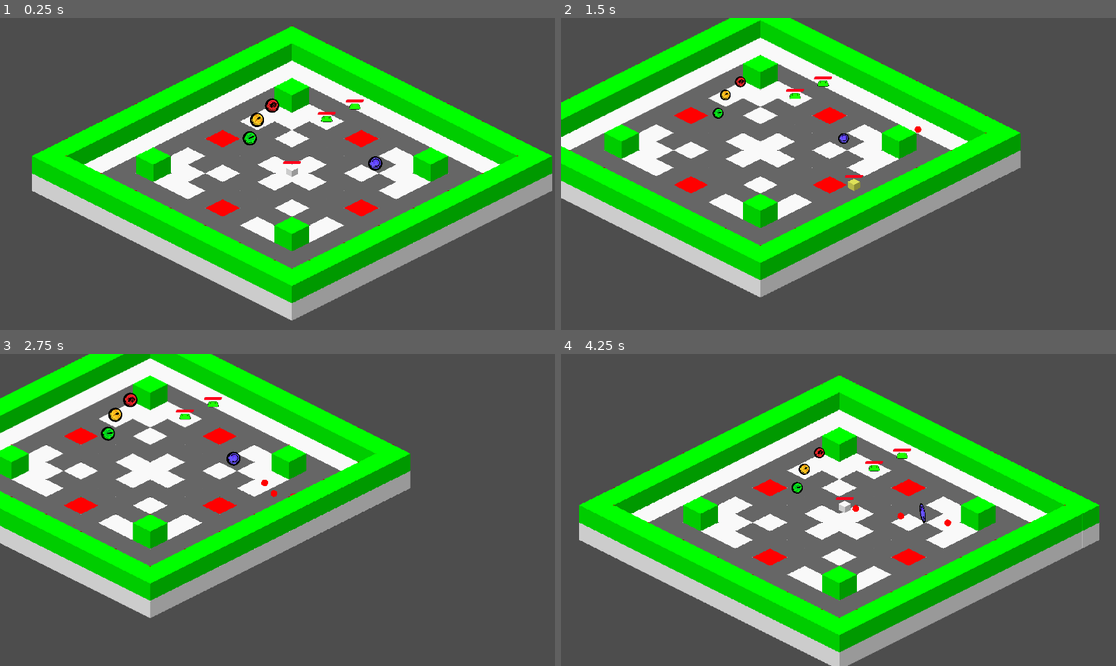
Above: before the commit, frames 1-4 (two rows, left to right).
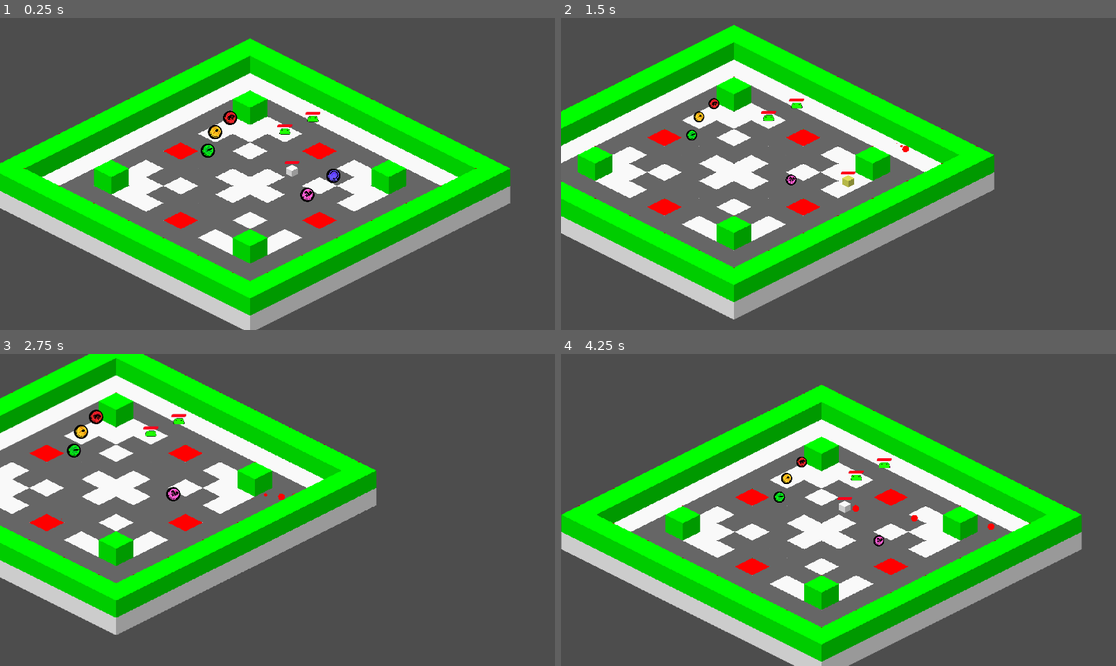
Above: after the commit, the same moments.

Repository: RexRoTheRacingCar/Game_Dev_Level_3
Game: Godot game, scene res://scenes/main/game.tscn
Same seed, same stepped clock (60 frames per second), same inputs: the game is played once before the commit and once after it.
Inputs (mouse positions are in pixels of both pictures, inside the frame that each line leads up to):
- Up to frame 1 (0.25 s): no input
- Up to frame 2 (1.5 s): move the mouse to (960, 158) at 0.52 s; press the mouse at (960, 158) at 0.53 s; hold D (right) 0.53-1.28 s; move the mouse to (727, 189) at 1.27 s; release the mouse at (727, 189) at 1.28 s; hold S (down) from 1.28 s (still down); tap Space (dash) at 1.35 s
- Up to frame 3 (2.75 s): click (166, 525) at 1.55 s; move the mouse to (333, 441) at 2.02 s; release S (down) at 2.03 s; press the mouse at (333, 441) at 2.03 s; hold D (right) from 2.03 s (still down)
- Up to frame 4 (4.25 s): move the mouse to (810, 572) at 2.77 s; release D (right) at 2.78 s; release the mouse at (810, 572) at 2.78 s; hold W (up) 2.78-3.53 s; click (810, 572) at 2.85 s; move the mouse to (1005, 556) at 3.52 s; press the mouse at (1005, 556) at 3.53 s; hold A (left) from 3.53 s (still down); tap Space (dash) at 3.6 s

The runs differ from the first frame. In frame 1, 42% of the frame differs, in the area x 0-100%, y 2-100%; in frame 2, 38%; in frame 3, 26%; in frame 4, 31%.

Commit message:
Upgrades & Health
Changed health component a bit.

Health upgrade added.

Diff:
--- a/game_level_3/misc/resources/upgrades/bullet_amount_upgrade.tres
+++ b/game_level_3/misc/resources/upgrades/bullet_amount_upgrade.tres
@@ -1,4 +1,4 @@
-[gd_resource type="Resource" script_class="BulletAmountBulletUpgrade" load_steps=4 format=3 uid="uid://c54bj7d6c0rvt"]
+[gd_resource type="Resource" script_class="BulletAmountUpgrade" load_steps=4 format=3 uid="uid://c54bj7d6c0rvt"]
 
 [ext_resource type="Script" path="res://scripts/upgrades/bullet_amount_upgrade.gd" id="1_pxfw0"]
 [ext_resource type="Texture2D" uid="uid://c7tw33sb8qxl5" path="res://assets/art/ui/pickups.png" id="2_7qfht"]
--- a/game_level_3/misc/resources/upgrades/firerate_player_upgrade.tres
+++ b/game_level_3/misc/resources/upgrades/firerate_player_upgrade.tres
@@ -9,6 +9,6 @@
 
 [resource]
 script = ExtResource("1_wgm3b")
-reload_decrease = 2.0
+reload_decrease = 1.5
 texture = SubResource("AtlasTexture_f0jne")
 upgrade_type = "p_upgrades"
--- /dev/null
+++ b/game_level_3/misc/resources/upgrades/health_player_upgrade.tres
@@ -0,0 +1,14 @@
+[gd_resource type="Resource" script_class="HealthPlayerUpgrade" load_steps=4 format=3 uid="uid://dlj1lxbxweiie"]
+
+[ext_resource type="Script" path="res://scripts/upgrades/health_player_upgrade.gd" id="1_t5fvc"]
+[ext_resource type="Texture2D" uid="uid://c7tw33sb8qxl5" path="res://assets/art/ui/pickups.png" id="2_ihwln"]
+
+[sub_resource type="AtlasTexture" id="AtlasTexture_7x7xd"]
+atlas = ExtResource("2_ihwln")
+region = Rect2(100, 100, 100, 100)
+
+[resource]
+script = ExtResource("1_t5fvc")
+health_increase = 25
+texture = SubResource("AtlasTexture_7x7xd")
+upgrade_type = "p_upgrades"
--- a/game_level_3/scenes/entity/stat_upgrade.tscn
+++ b/game_level_3/scenes/entity/stat_upgrade.tscn
@@ -179,6 +179,7 @@
 }
 
 [node name="StatUpgrade" type="Area2D" node_paths=PackedStringArray("animation_player", "sprite")]
+y_sort_enabled = true
 scale = Vector2(0.5, 0.5)
 collision_layer = 0
 collision_mask = 4
@@ -187,20 +188,22 @@
 animation_player = NodePath("AnimationPlayer")
 sprite = NodePath("Sprite2D")
 upgrade = ExtResource("2_j77ai")
+needs_update = true
 
 [node name="CollisionShape2D" type="CollisionShape2D" parent="."]
 position = Vector2(0, 20)
 shape = SubResource("RectangleShape2D_vur6x")
 
 [node name="Sprite2D" type="Sprite2D" parent="."]
+z_index = 1
+y_sort_enabled = true
 position = Vector2(0, 50)
 texture = SubResource("AtlasTexture_eutvc")
-offset = Vector2(0, 1)
 
 [node name="AnimationPlayer" type="AnimationPlayer" parent="."]
 libraries = {
 "": SubResource("AnimationLibrary_wg86a")
 }
-speed_scale = 0.996598
+speed_scale = 1.06534
 
 [connection signal="body_entered" from="." to="." method="_on_body_entered"]
--- a/game_level_3/scenes/main/game.tscn
+++ b/game_level_3/scenes/main/game.tscn
@@ -8,6 +8,7 @@
 [ext_resource type="Resource" uid="uid://djfc83d0m5aue" path="res://misc/resources/upgrades/pierce_bullet_upgrade.tres" id="5_s2l54"]
 [ext_resource type="Resource" uid="uid://c54bj7d6c0rvt" path="res://misc/resources/upgrades/bullet_amount_upgrade.tres" id="6_jvxss"]
 [ext_resource type="Resource" uid="uid://bp8nlcaxu4dpl" path="res://misc/resources/upgrades/firerate_player_upgrade.tres" id="7_1iayt"]
+[ext_resource type="Resource" uid="uid://dlj1lxbxweiie" path="res://misc/resources/upgrades/health_player_upgrade.tres" id="8_6blog"]
 
 [node name="Game" type="Node2D"]
 y_sort_enabled = true
@@ -30,7 +31,7 @@
 tile_set = ExtResource("2_brnf4")
 
 [node name="Player" parent="." instance=ExtResource("1_vr3do")]
-position = Vector2(60, 22)
+position = Vector2(205, -21)
 p_reload_time = 0.3
 p_bullet_amount = 1
 
@@ -82,6 +83,11 @@
 upgrade = ExtResource("7_1iayt")
 needs_update = true
 
+[node name="StatUpgrade5" parent="TestStatFolder" instance=ExtResource("1_t5vvw")]
+position = Vector2(258, 63)
+upgrade = ExtResource("8_6blog")
+needs_update = true
+
 [node name="TestEnemy" parent="." instance=ExtResource("5_qtw52")]
 position = Vector2(180, -162)
 
--- a/game_level_3/scenes/main/player.tscn
+++ b/game_level_3/scenes/main/player.tscn
@@ -50,6 +50,7 @@
 
 [node name="HealthComponent" parent="." node_paths=PackedStringArray("health_bar") instance=ExtResource("3_hpa7o")]
 health_bar = NodePath("ProgressBar")
+max_health = 20
 
 [node name="ProgressBar" type="ProgressBar" parent="HealthComponent"]
 anchors_preset = 7
@@ -57,9 +58,9 @@
 anchor_top = 1.0
 anchor_right = 0.5
 anchor_bottom = 1.0
-offset_left = -31.0
+offset_left = -21.0
 offset_top = -34.0
-offset_right = 31.0
+offset_right = 21.0
 offset_bottom = -24.0
 grow_horizontal = 2
 grow_vertical = 0
--- a/game_level_3/scripts/components/health_component.gd
+++ b/game_level_3/scripts/components/health_component.gd
@@ -8,13 +8,17 @@
 
 #Variables
 @export var health_bar : ProgressBar
-@export var max_health : int = 100
+@export var max_health : int = 100 : set = _set_max_health
 var health : int : set = _set_health
 
 
 #---------------------------------------------------------------------------------------------------------------------------
 func _ready():
 	health = max_health
+
+	_set_health(max_health)
+	_set_max_health(max_health)
+
 	if health_bar:
 		health_bar.max_value = max_health
 		health_bar.value = health
@@ -38,3 +42,13 @@
 	if health <= 0:
 		health = 0
 		zero_health.emit()
+
+
+#---------------------------------------------------------------------------------------------------------------------------
+#Max Health setter function
+func _set_max_health(new_value : int) -> void:
+	max_health = new_value
+
+	if health_bar:
+		health_bar.size.x = 40 + (max_health / 2)
+		health_bar.position.x = -health_bar.size.x / 2
--- a/game_level_3/scripts/entity/stat_upgrade.gd
+++ b/game_level_3/scripts/entity/stat_upgrade.gd
@@ -38,7 +38,7 @@
 			if upgrade.upgrade_type == "p_bullet_upgrades":
 				body.p_bullet_upgrades.append(upgrade)
 			elif upgrade.upgrade_type == "p_upgrades":
-					body.p_upgrades = upgrade
+				body.p_upgrades = upgrade
 
 			animation_player.stop()
 			animation_player.play("collected")
--- a/game_level_3/scripts/main/player.gd
+++ b/game_level_3/scripts/main/player.gd
@@ -23,7 +23,8 @@
 @export var p_bullet_amount : int = 3 :
 	set(new_value):
 		p_bullet_amount = new_value
-		p_bullet_spread = (15 * p_bullet_amount) - 15
+		@warning_ignore("integer_division")
+		p_bullet_spread = ((15 * p_bullet_amount) - 15) / p_bullet_amount
 
 @export var p_bullet_scene : PackedScene
 
@@ -123,9 +124,13 @@
 		get_parent().add_child(bullet_instance)
 		bullet_instance.global_position = global_position
 		bullet_instance.rotation = mouse_dir.angle()
-		var test = floor((bullet + 1) / 2)
-		bullet_instance.rotation += deg_to_rad(p_bullet_spread)
 
+		#Bullet rotation offset based on amount of bullets fired
+		@warning_ignore("integer_division")
+		var bullet_rotation_offset = bullet - (p_bullet_amount / 2)
+		if bullet_rotation_offset % 1:
+			bullet_rotation_offset = -bullet_rotation_offset
+		bullet_instance.rotation += deg_to_rad(p_bullet_spread) * bullet_rotation_offset
 
 		#Apply upgrades to bullet
 		for upgrades in p_bullet_upgrades:
--- /dev/null
+++ b/game_level_3/scripts/upgrades/health_player_upgrade.gd
@@ -0,0 +1,11 @@
+############################## Health Upgrade ##############################
+extends BaseUpgrade
+class_name HealthPlayerUpgrade
+
+@export var health_increase : int = 10
+
+#---------------------------------------------------------------------------------------------------------------------------
+#Apply bullet upgrade to player
+func apply_player_upgrade(player: Player):
+	player.p_health_component.max_health += health_increase
+	player.p_health_component.health += health_increase
Not shown: 1 places in game_level_3/scenes/main/game.tscn that only renumber resources
